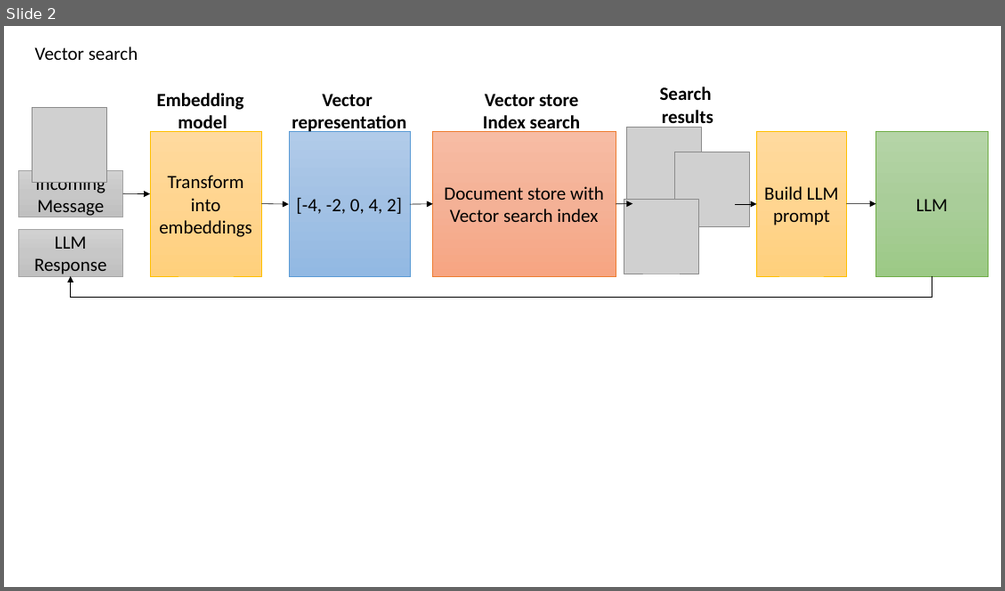
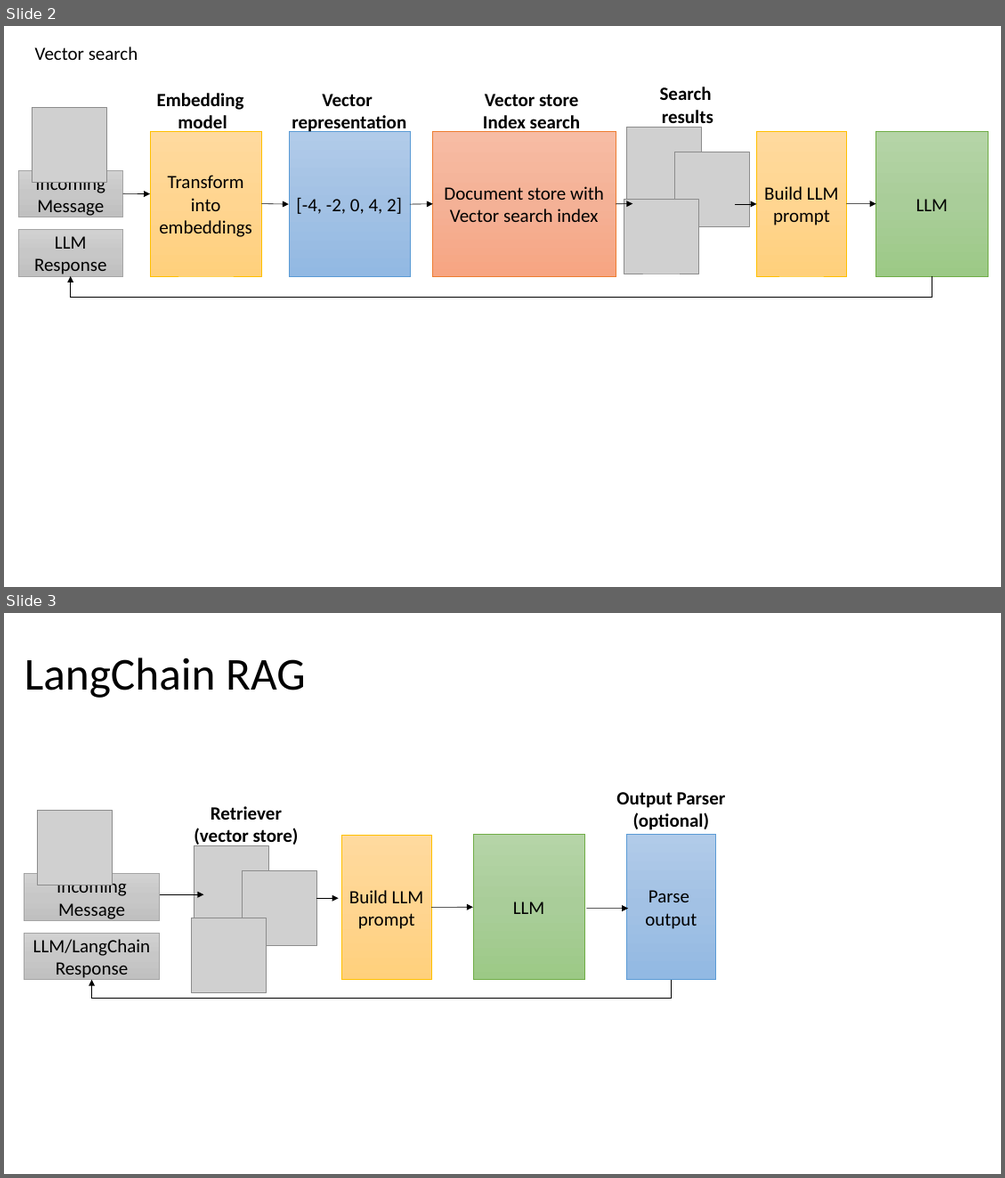
Before and after one commit to AzureCosmosDB/Azure-OpenAI-Python-Developer-Guide, a slide deck: assets/Graphics.pptx. Shown one above the other, each under a label of ours: slide 2 before the commit, slides 2 and 3 after it. The pictures are 1005x591 and 1005x1178 pixels, drawn with LibreOffice and Linux fonts; fonts in the diff are those of the drawing; grey boxes stand for pictures. Boxes give left, top, right and bottom in pixels: in the first picture for what was removed or moved away, otherwise in the second. Text is boxed around its words. In the diff, an @@ line names an element or a change of style, - is before the commit and + after.

```diff
--- a/assets/Graphics.pptx
+++ b/assets/Graphics.pptx
@@ slide 3 added at (4, 613, 1001, 1174), background #FFFFFF @@
@@ title added at (24, 657, 306, 698), 44 pt, text #000000 @@
+LangChain RAG
@@ text added at (616, 792, 726, 830), 18 pt, text #000000, bold @@
+Output Parser
+(optional)
@@ picture added at (38, 811, 113, 885) @@
@@ text added at (194, 806, 299, 848), 18 pt, text #000000, bold @@
+Retriever
+(vector store)
@@ picture added at (194, 846, 268, 921) @@
@@ rectangle added at (342, 835, 432, 980), fill gradient #FFDB9E to #FFD590 to #FFD07C, outline #FFC000 0.5 pt, 18 pt, text #000000 @@
+Build LLM prompt
@@ rectangle added at (473, 835, 584, 980), fill gradient #B5D5A7 to #AACE9A to #9CC987, outline #70AD47 0.5 pt, 18 pt, text #000000 @@
+LLM
@@ rectangle added at (626, 835, 716, 980), fill gradient #B1CBE9 to #A3C1E5 to #93B9E4, outline #5B9BD5 0.5 pt, 18 pt, text #000000 @@
+Parse
+output
@@ rectangle added at (24, 874, 160, 921), fill gradient #D2D2D2 to #C8C8C8 to #C0C0C0, outline #A5A5A5 0.5 pt, 18 pt, text #000000 @@
+Incoming Message
@@ picture added at (242, 871, 316, 946) @@
@@ arrow added from (160, 895) to (203, 895), #000000 0.5 pt @@
@@ arrow added from (316, 898) to (339, 898), #000000 0.5 pt @@
@@ picture added at (191, 918, 266, 993) @@
@@ arrow added from (432, 907) to (473, 907), #000000 0.5 pt @@
@@ arrow added from (587, 908) to (629, 908), #000000 0.5 pt @@
@@ rectangle added at (24, 933, 160, 981), fill gradient #D2D2D2 to #C8C8C8 to #C0C0C0, outline #A5A5A5 0.5 pt, 18 pt, text #000000 @@
+LLM/LangChain
+Response
@@ elbow arrow added from (671, 980) to (91, 980), #000000 0.5 pt @@
```
Also in this commit, not shown: 12 other files.
